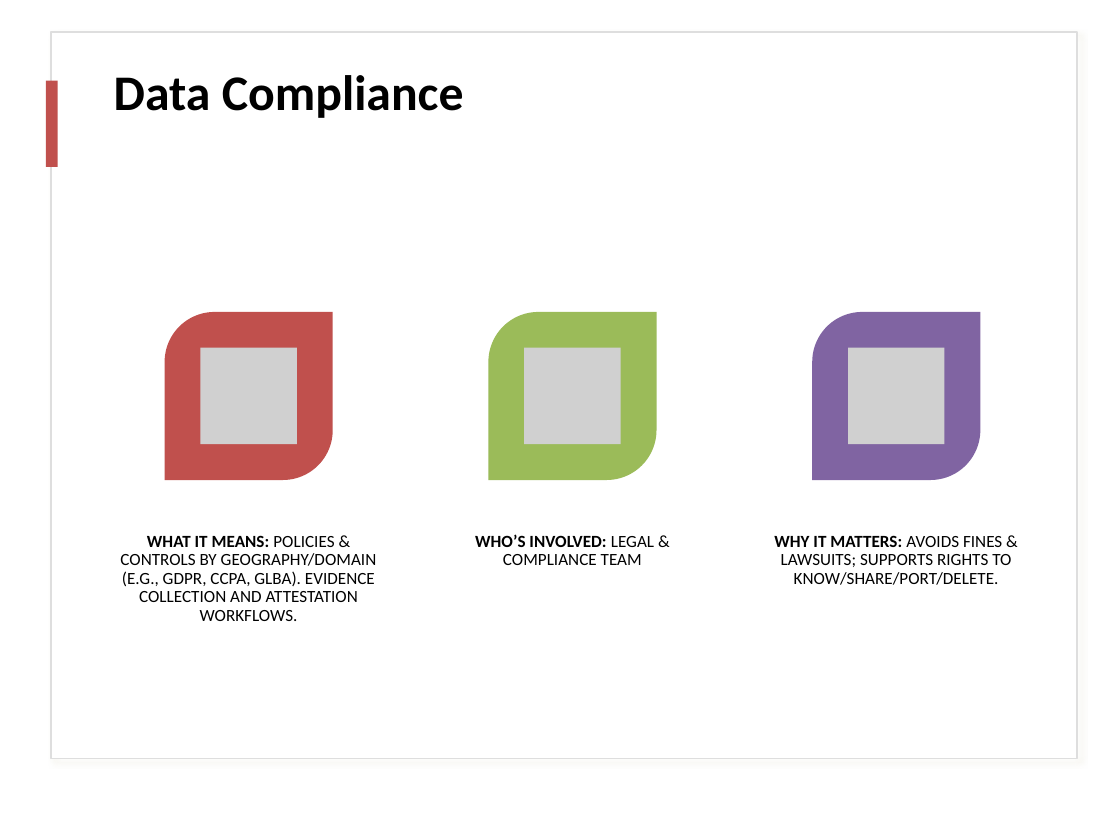
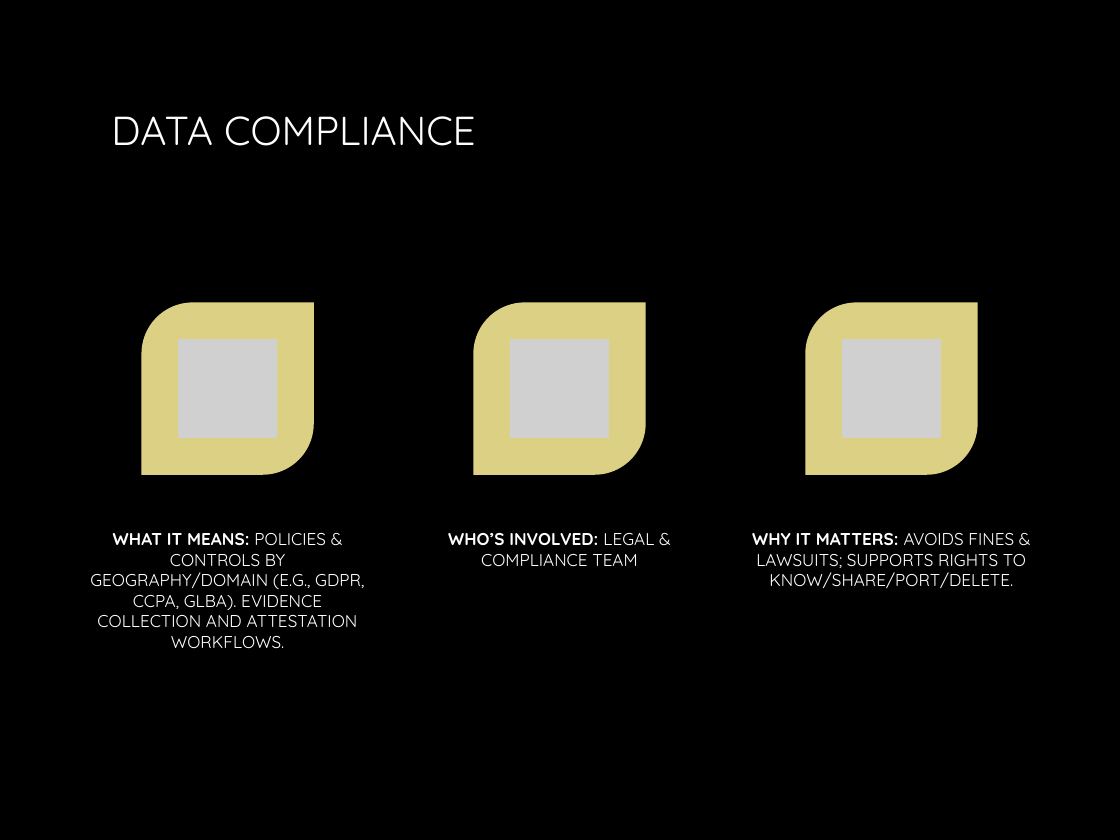
Before and after one commit to mokhayesh/aldin-accelerators, a slide deck: slide 6 of docs/_assets/data-governance-deck.pptx. Drawn at 1120x840 pixels with LibreOffice and Linux fonts; fonts in the diff are those of the drawing; grey boxes stand for pictures; background and template pictures are left out. Boxes give left, top, right and bottom in pixels: in the first picture for what was removed or moved away, otherwise in the second. Text is boxed around its words. In the diff, an @@ line names an element or a change of style, - is before the commit and + after.

```diff
--- a/docs/_assets/data-governance-deck.pptx
+++ b/docs/_assets/data-governance-deck.pptx
@@ background #FFFFFF to picture (left out) @@
@@ rectangle removed at [52,31,1077,758] @@
@@ rectangle removed at [46,81,57,167] @@
@@ title at [111,116,476,146]: text changed; size 32 to 26 pt; font Calibri to Quicksand; text colour #000000 to gradient #FFFFFF to #BFBFBF; bold off @@
-Data Compliance
+DATA COMPLIANCE
@@ round diag rect: place and size @@
-round diag rect at [165,312,333,480]
+round diag rect at [141,302,314,475]
@@ round diag rect at [141,302,314,475]: fill #C0504D to #DCD084 @@
@@ round diag rect: place and size @@
-round diag rect at [488,312,656,480]
+round diag rect at [474,302,646,475]
@@ round diag rect at [474,302,646,475]: fill #9BBB59 to #DCD084 @@
@@ round diag rect: place and size @@
-round diag rect at [812,312,980,480]
+round diag rect at [805,302,978,475]
@@ round diag rect at [805,302,978,475]: fill #8064A2 to #DCD084 @@
@@ picture: place and size @@
-picture at [200,348,297,445]
+picture at [178,339,277,438]
@@ picture: place and size @@
-picture at [524,348,620,445]
+picture at [510,339,608,438]
@@ picture: place and size @@
-picture at [848,348,944,445]
+picture at [842,339,941,438]
@@ font Calibri to Quicksand, text colour #000000 to #FFFFFF; line spacing 0.9 to 1 in 3 elements at [752,533,1026,588], [448,533,654,566], [90,533,364,648] @@
@@ text "WHAT IT MEANS: POLICIES & ...": place and size @@
-text "WHAT IT MEANS: POLICIES & ..." at [120,535,377,621]
+text "WHAT IT MEANS: POLICIES & ..." at [90,533,364,648]
@@ text "WHO’S INVOLVED: LEGAL & COMPLIANCE ...": place and size @@
-text "WHO’S INVOLVED: LEGAL & COMPLIANCE ..." at [475,534,654,565]
+text "WHO’S INVOLVED: LEGAL & COMPLIANCE ..." at [448,533,654,566]
@@ text "WHY IT MATTERS: AVOIDS FINES ...": place and size @@
-text "WHY IT MATTERS: AVOIDS FINES ..." at [774,535,1011,585]
+text "WHY IT MATTERS: AVOIDS FINES ..." at [752,533,1026,588]
```
Also in this commit, not shown: 10 other slides changed, 9 other files.
